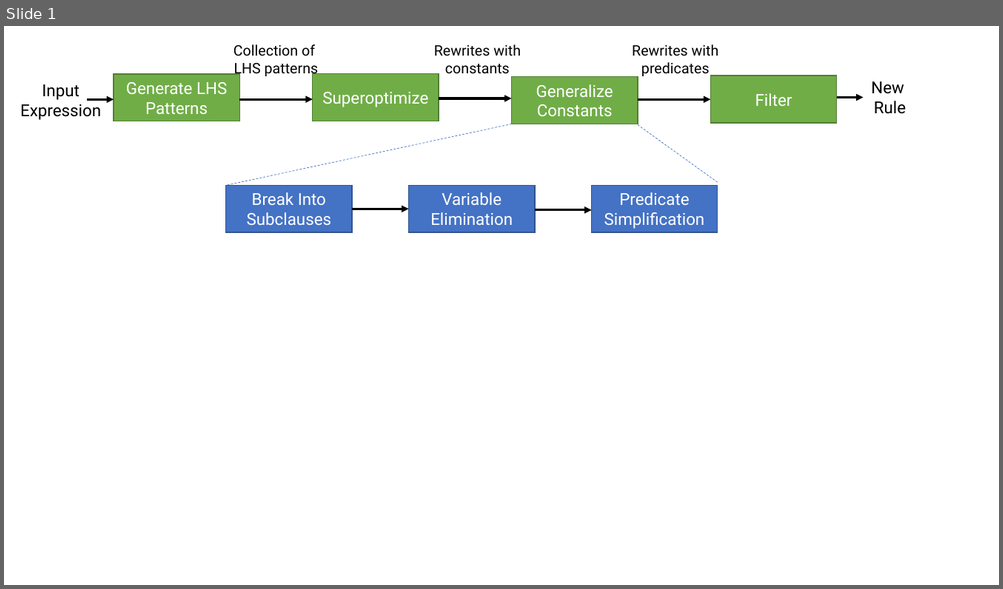
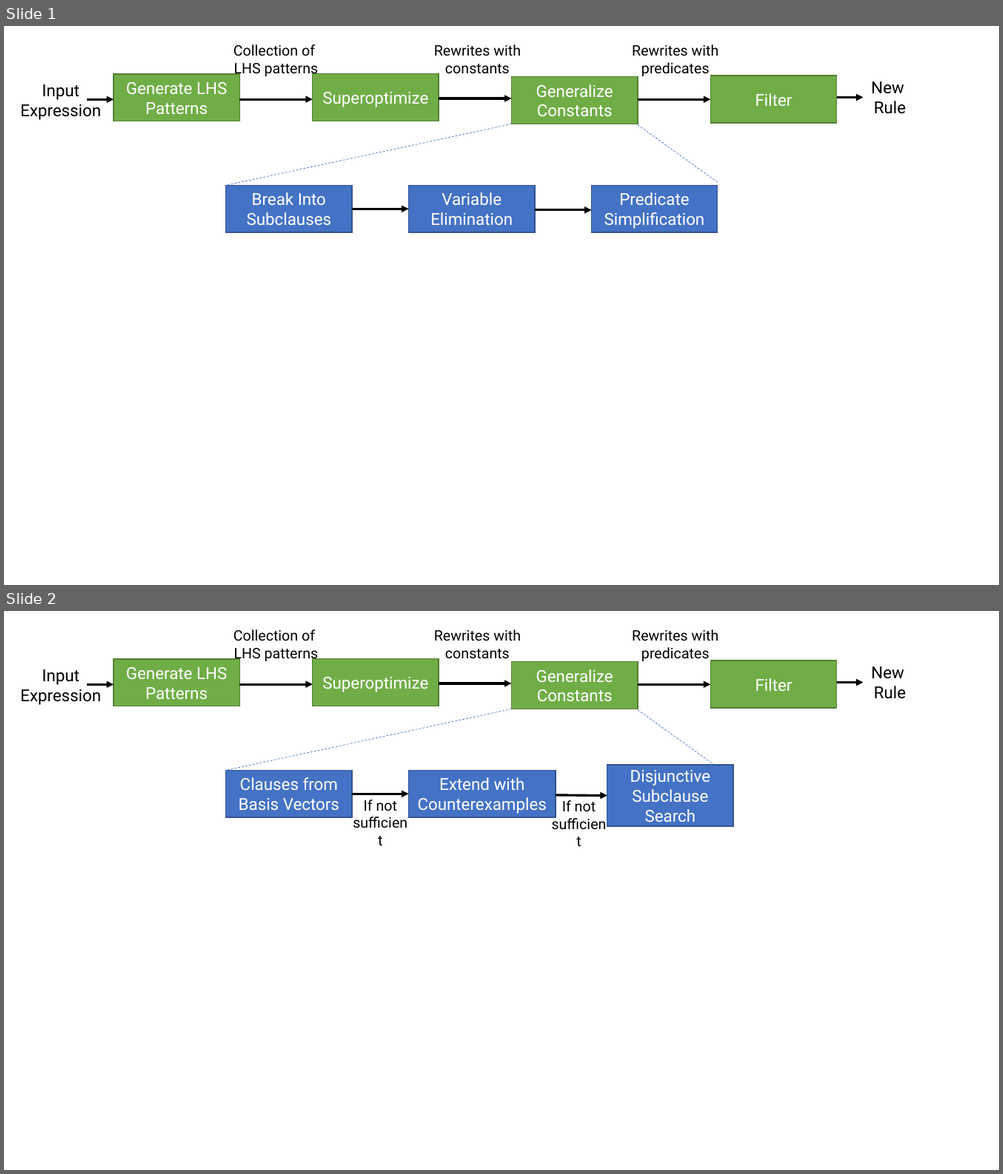
Before and after one commit to jn80842/synthsimplifierpaper, a slide deck: figures/figures.pptx. Shown one above the other, each under a label of ours: slide 1 before the commit, slides 1 and 2 after it. The pictures are 1003x589 and 1003x1174 pixels, drawn with LibreOffice and Linux fonts; fonts in the diff are those of the drawing. Boxes give left, top, right and bottom in pixels: in the first picture for what was removed or moved away, otherwise in the second. Text is boxed around its words. In the diff, an @@ line names an element or a change of style, - is before the commit and + after.

```diff
--- a/figures/figures.pptx
+++ b/figures/figures.pptx
@@ slide 2 added at [4,611,999,1170], background #FFFFFF @@
@@ text added at [233,629,318,663], 14 pt, text #000000 @@
+Collection of
+LHS patterns
@@ text added at [434,629,521,659], 14 pt, text #000000 @@
+Rewrites with
+constants
@@ text added at [632,629,719,661], 14 pt, text #000000 @@
+Rewrites with
+predicates
@@ text added at [20,669,101,705], 16 pt, text #000000 @@
+Input
+Expression
@@ rectangle added at [114,659,240,706], fill #70AD47, outline #538035 1 pt, 16 pt, text #FFFFFF @@
+Generate LHS Patterns
@@ rectangle added at [313,659,439,706], fill #70AD47, outline #538035 1 pt, 16 pt, text #FFFFFF @@
+Superoptimize
@@ rectangle added at [512,662,637,709], fill #70AD47, outline #538035 1 pt, 16 pt, text #FFFFFF @@
+Generalize Constants
@@ rectangle added at [711,661,836,708], fill #70AD47, outline #538035 1 pt, 16 pt, text #FFFFFF @@
+Filter
@@ text added at [871,667,905,699], 16 pt, text #000000 @@
+New
+Rule
@@ arrow added from (87, 685) to (114, 685), #000000 2.25 pt @@
@@ arrow added from (240, 684) to (313, 684), #000000 2.25 pt @@
@@ arrow added from (438, 684) to (512, 684), #000000 2.25 pt @@
@@ arrow added from (637, 685) to (711, 685), #000000 2.25 pt @@
@@ arrow added from (836, 683) to (862, 683), #000000 2.25 pt @@
@@ line added from (512, 709) to (225, 771), #4472C4 0.5 pt dashed @@
@@ line added from (637, 710) to (717, 768), #4472C4 0.5 pt dashed @@
@@ rectangle added at [607,766,733,826], fill #4472C4, outline #325491 1 pt, 16 pt, text #FFFFFF @@
+Disjunctive Subclause Search
@@ rectangle added at [225,771,352,817], fill #4472C4, outline #325491 1 pt, 16 pt, text #FFFFFF @@
+Clauses from Basis Vectors
@@ rectangle added at [408,771,555,817], fill #4472C4, outline #325491 1 pt, 16 pt, text #FFFFFF @@
+Extend with Counterexamples
@@ arrow added from (352, 794) to (408, 794), #000000 2.25 pt @@
@@ text added at [364,800,397,812], 14 pt, text #000000 @@
+If not
+sufficient
@@ arrow added from (555, 795) to (607, 796), #000000 2.25 pt @@
@@ text added at [562,800,595,812], 14 pt, text #000000 @@
+If not
+sufficient
```
Also in this commit, not shown: 2 other files.
